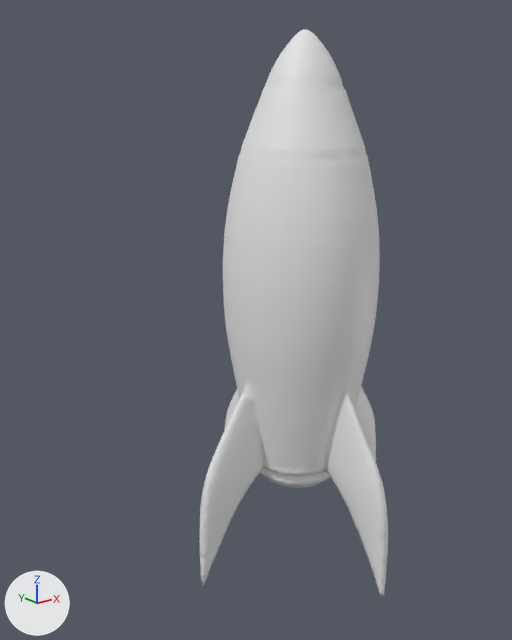
Two versions of the Blender file A_glossy_3D_rocket_wi_0410181052_generate.blend, one commit apart.
Rendered twice from a 50 mm camera at (-1.75, -1.92, 0.78) aimed at (-0.15, 0.08, -0.02). Every picture has the same lights, and +X, +Y and +Z are marked at lower left.
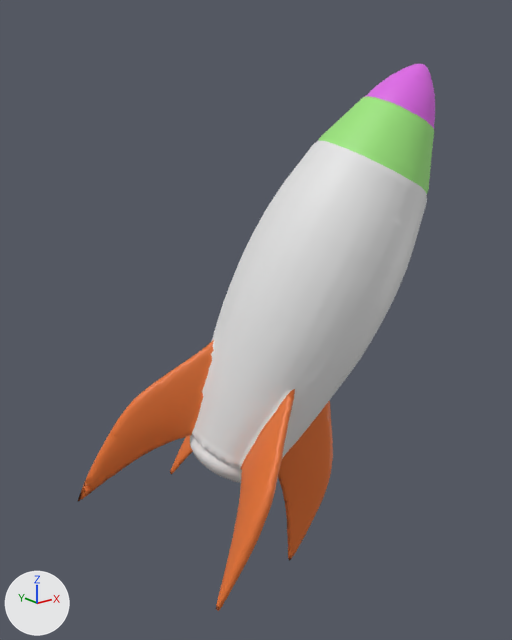
Where the change shows, as pixel boxes (x1, y1, x2, y2) in the pictures (512 x 640 px; the box of a moved part takes in the faces that stretch with it):
'Mesh1', reshaped, turned: before (200, 29, 388, 598); after (77, 64, 435, 611)
part 1 of me_mesh1, moved or reshaped (not visible before): after (286, 382, 304, 415)
part 2 of me_mesh1, moved or reshaped (not visible afterwards): before (240, 387, 258, 406)
part 3 of me_mesh1, moved or reshaped (not visible afterwards): before (322, 455, 334, 468)
part 4 of me_mesh1, recoloured: before (200, 383, 388, 598); after (77, 340, 333, 611)
part 5 of me_mesh1, recoloured: before (263, 29, 346, 91); after (365, 64, 435, 128)
part 6 of me_mesh1, recoloured: before (241, 86, 366, 158); after (318, 96, 434, 194)

The change in detail:
Material 'Material.002' (mat_material_002) is new.
Its base color is (0.74, 0.132, 0.8) (pink #df66e7).
Material 'Material.001' (mat_material_001) is new.
Its base color is (0.8, 0.175, 0.0314) (orange #e77432).
Material 'Material' (mat_material) is new.
Its base color is (0.8, 0.8, 0.8) (white #e7e7e7).
Material 'Material.003' (mat_material_003) is new.
Its base color is (0.333, 0.8, 0.199) (green #9ce77b).
me_mesh1 is used by ob_mesh1; location (0.0, 0.0, 0.0).
Verts and faces of me_mesh1; kept vertices keep their numbers, new ones are numbered from 9951.
Before the commit, vertices of me_mesh1: 2979 (-0.24, 0.04, -0.3), 3154 (-0.25, 0.04, -0.28) at pixel (242, 392), 3864 (-0.24, -0.02, -0.29) at pixel (253, 401).
Before the commit, vertices of me_mesh1: 3359 (-0.02, -0.19, -0.56) at pixel (326, 463), 4024 (-0.02, -0.21, -0.52) at pixel (330, 458).
me_mesh1 had 9951 vertices, 19880 faces and spanned x -0.48..0.48, y -0.49..0.49, z -1.0..1.0.
me_mesh1 now has 9950 vertices, 19878 faces and spans x -0.48..0.48, y -0.49..0.49, z -1.0..1.0.
Part 1, on me_mesh1:
5 vertices are removed from x -0.01..0.24, y -0.04..0.26, z -0.35..-0.22.
32 faces are deleted.
2 vertices move from x -0.04..-0.02, y 0.23..0.24, z -0.37..-0.31 to x -0.04..-0.02, y 0.24..0.25, z -0.37..-0.32.
4 vertices are added at (0.0, 0.26, -0.22), (0.23, -0.03, -0.35), (0.24, -0.02, -0.33), (0.24, -0.02, -0.32).
18 new faces join them, mat_material (white #e7e7e7).
12 new faces join them, mat_material_001 (orange #e77432).
Part 2, on me_mesh1:
Vertex 2979 moves to (-0.25, 0.03, -0.3).
Vertex 3154 moves to (-0.25, 0.03, -0.28).
Vertex 3864 moves to (-0.25, -0.02, -0.3).
Part 3, on me_mesh1:
Vertex 3359 moves to (-0.02, -0.19, -0.56).
Vertex 4024 moves to (-0.02, -0.2, -0.52).
me_mesh1 part 4: 5579 faces spanning x -0.48..0.48, y -0.49..0.49, z -1.0..-0.22 switch from no material to mat_material_001 (orange #e77432).
me_mesh1 part 5: 744 faces spanning x -0.14..0.14, y -0.14..0.14, z 0.8..1.0 switch from no material to mat_material_002 (pink #df66e7).
me_mesh1 part 6: 1541 faces spanning x -0.22..0.22, y -0.22..0.22, z 0.59..0.82 switch from no material to mat_material_003 (green #9ce77b).
me_mesh1 now uses material mat_material (white #e7e7e7).
Object 'Mesh1' (ob_mesh1) turns from (0, 0, 0) to (-0.1, -27, 156) degrees about x, y and z.
